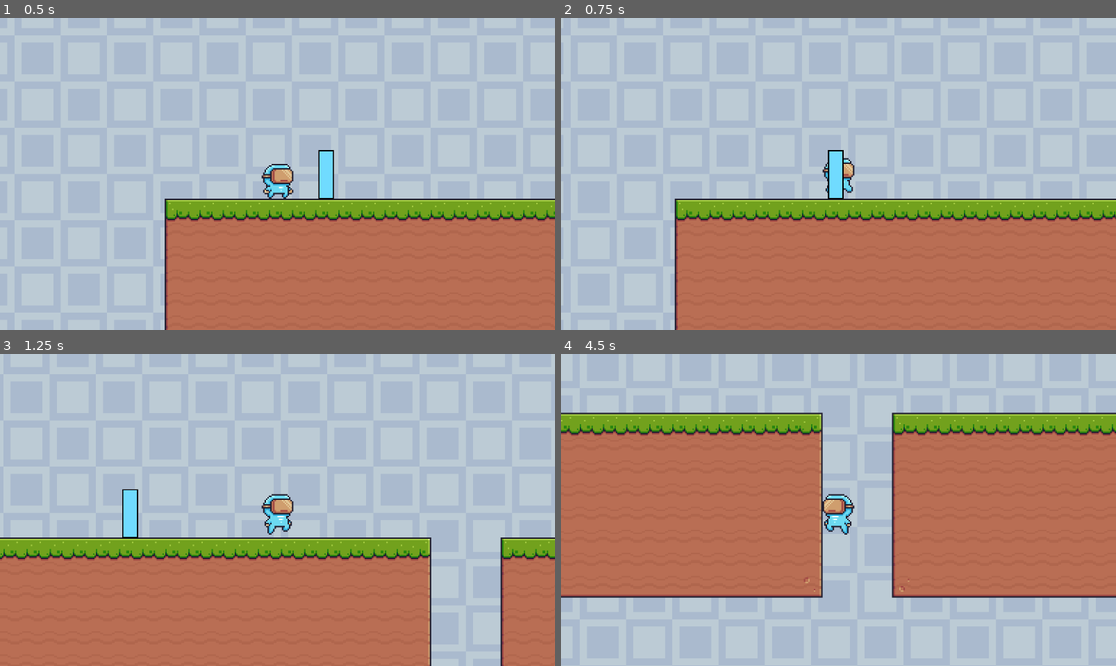
Above: before the commit, frames 1-4 (two rows, left to right).
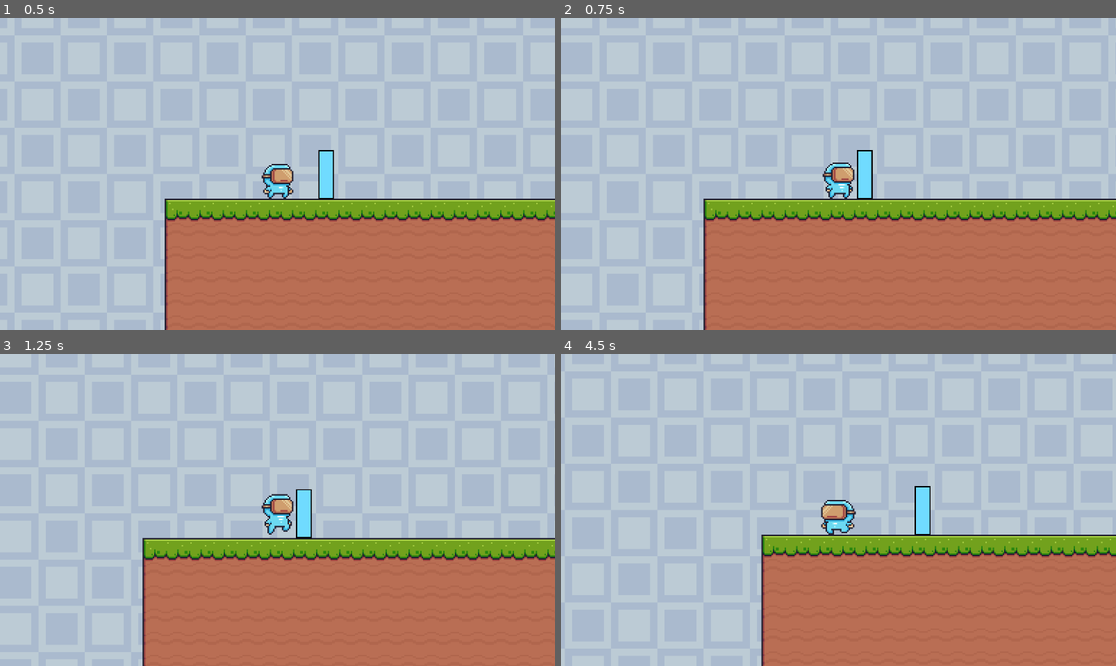
Above: after the commit, the same moments.

Repository: Zarlden/Syncronauts
Game: Godot game, scene res://Level/level_1.tscn
The game is run twice, just before and just after one commit, with the same random seed, the same clock (stepped at 60 frames per second) and the same inputs.
Inputs:
- Up to frame 1 (0.5 s): no input
- Up to frame 2 (0.75 s): hold D (Right) from 0.53 s (still down)
- Up to frame 3 (1.25 s): keep holding D (Right); tap Space (Jump) at 0.77 s
- Up to frame 4 (4.5 s): tap Space (Jump) at 1.52, 3.02, 3.77 s; release D (Right) at 2.03 s; hold A (Left) 2.03-2.78 s; hold D (Right) 2.78-4.28 s; hold A (Left) from 4.28 s (still down)

Frame 1 is identical in both runs. In frame 2, 5.2% of the frame differs, in the area x 20-100%, y 42-100%; in frame 3, 19%; in frame 4, 63%, in the area x 0-100%, y 18-100%.
Error in both runs: Invalid access to property or key 'colour' on a base object of type 'null instance'. (res://Player/PlayerAction.gd:15)

Commit message:
reverted file paths

Diff:
--- a/Interactable_Objects/Barrier/Barrier.gd
+++ b/Interactable_Objects/Barrier/Barrier.gd
@@ -2,5 +2,5 @@
 
 func _on_body_entered(body):
 	if body is Player:
-		if body.colour == Barrier.COLOR:
+		if body.colour != Barrier.COLOR:
 			$BarrierShape/CollisionShape2D.set_deferred("disabled", true)
--- a/Interactable_Objects/Barrier/BarrierShape.gd
+++ b/Interactable_Objects/Barrier/BarrierShape.gd
@@ -1,7 +1,7 @@
 extends StaticBody2D
 class_name  Barrier
 
-const colourNode = preload("res://misc/ColourNode.gd")
+const colourNode = preload("res://ColourNode.gd")
 const COLOR = colourNode.colourSet.BLUE
 
 func _ready():
--- a/Interactable_Objects/puddle/puddle.gd
+++ b/Interactable_Objects/puddle/puddle.gd
@@ -1,6 +1,6 @@
 extends Node2D
 
-const colourNode = preload("res://misc/ColourNode.gd")
+const colourNode = preload("res://ColourNode.gd")
 
 @export var puddleColour: colourNode.colourSet = colourNode.colourSet.RED
 
--- a/Interactable_Objects/puddle/puddle.tscn
+++ b/Interactable_Objects/puddle/puddle.tscn
@@ -1,4 +1,4 @@
-[gd_scene load_steps=6 format=3 uid="uid://lqq8pxbc51lr"]
+[gd_scene load_steps=6 format=3]
 
 [ext_resource type="Script" path="res://puddle.gd" id="1_nibik"]
 [ext_resource type="PackedScene" uid="uid://wmehyh7qo3ay" path="res://colour_node.tscn" id="2_2ebt8"]
--- a/Player/GreenPlayer.tscn
+++ b/Player/GreenPlayer.tscn
@@ -197,6 +197,3 @@
 sprite_frames = SubResource("SpriteFrames_nmwg8")
 animation = &"run"
 frame_progress = 0.0
-
-[node name="ColourNode" parent="." index="3"]
-colour = 1
--- a/Player/PlayerAction.gd
+++ b/Player/PlayerAction.gd
@@ -3,7 +3,7 @@
 
 const SPEED = 200.0
 const JUMP_VELOCITY = -225.0
-const colourNode = preload("res://misc/ColourNode.gd")
+const colourNode = preload("res://ColourNode.gd")
 var colour = colourNode.colourSet.BLUE
 
 # Get the gravity from the project settings to be synced with RigidBody nodes.
Renamed: misc/ColourNode.gd -> ColourNode.gd
Renamed: misc/colour_node.tscn -> colour_node.tscn
